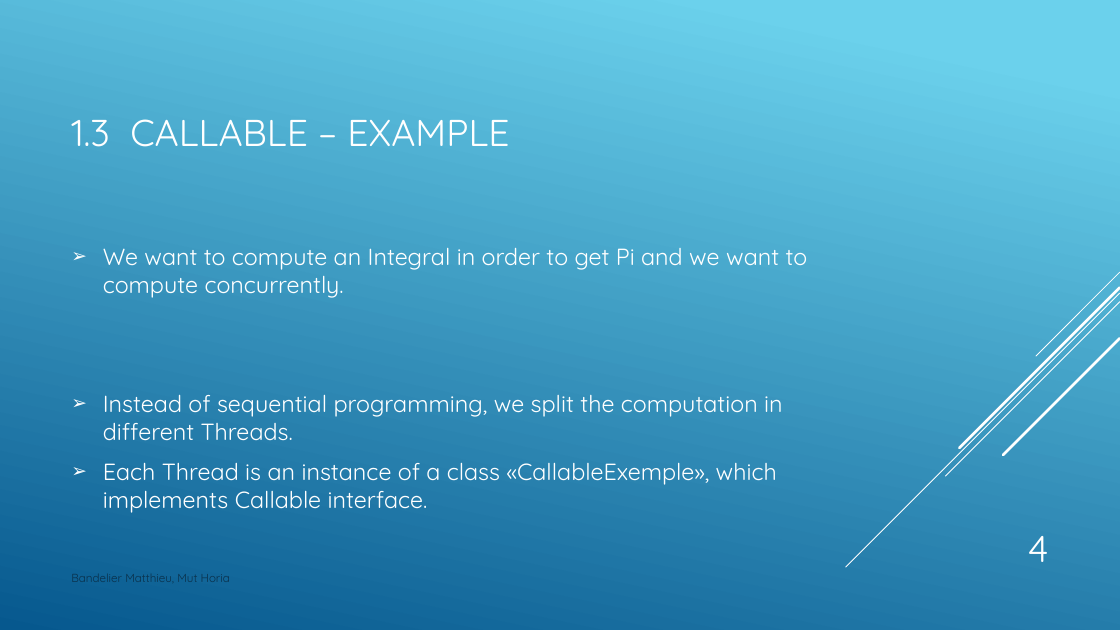
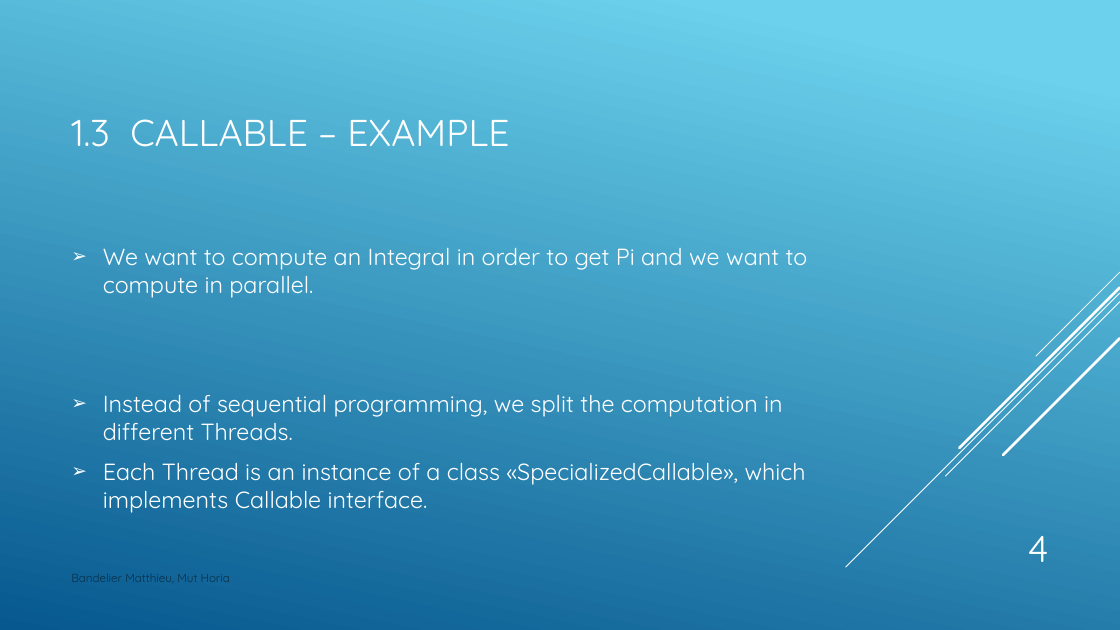
Before and after one commit to Drakesinger/FutureTaskAndCallable, a slide deck: slide 4 of presentation/CallableFutureTask.pptx. Drawn at 1120x630 pixels with LibreOffice and Linux fonts; fonts in the diff are those of the drawing. Boxes give left, top, right and bottom in pixels: in the first picture for what was removed or moved away, otherwise in the second. Text is boxed around its words. In the diff, an @@ line names an element or a change of style, - is before the commit and + after.

Commit message:
mat presentation maj

```diff
--- a/presentation/CallableFutureTask.pptx
+++ b/presentation/CallableFutureTask.pptx
@@ text at (103, 248, 808, 298): text changed @@
-➢ We want to compute an Integral in order to get Pi and we want to compute concurrently.
+➢ We want to compute an Integral in order to get Pi and we want to compute in parallel.
@@ text at (103, 463, 806, 513): text changed @@
-➢ Each Thread is an instance of a class «CallableExemple», which implements Callable interface.
+➢ Each Thread is an instance of a class «SpecializedCallable», which implements Callable interface.
```
Also in this commit, not shown: 1 other slide changed.
